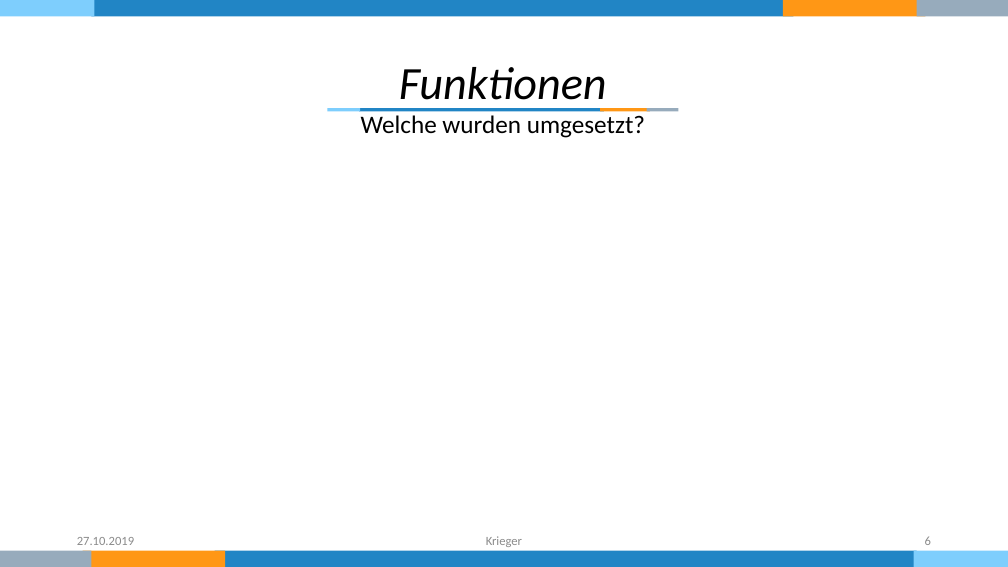
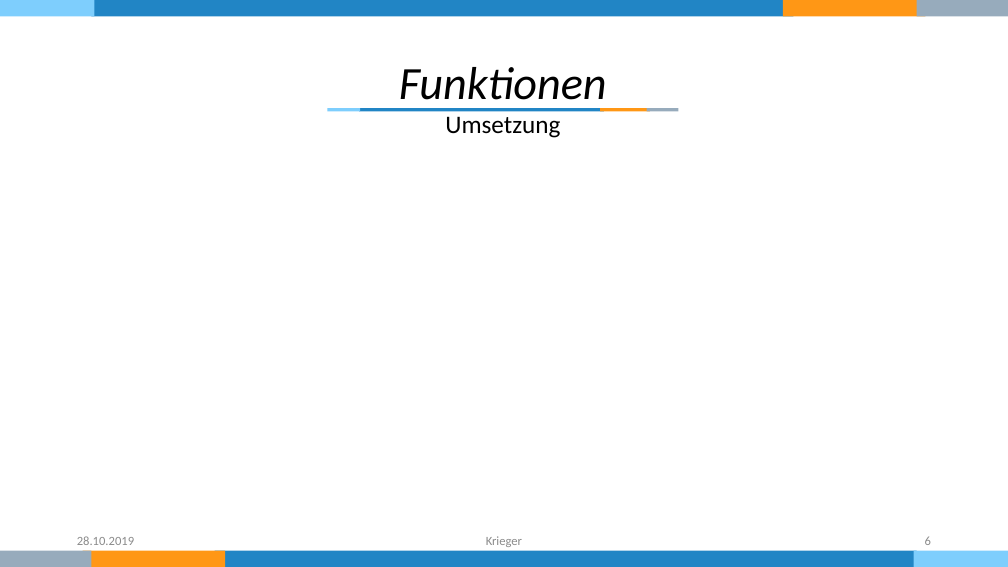
Before and after one commit to KriegersBlog/nordwind-tool, a slide deck: slide 6 of Dokumentation/Präsentation.pptx. Drawn at 1008x567 pixels with LibreOffice and Linux fonts; fonts in the diff are those of the drawing. Boxes give left, top, right and bottom in pixels: in the first picture for what was removed or moved away, otherwise in the second. Text is boxed around its words. In the diff, an @@ line names an element or a change of style, - is before the commit and + after.

```diff
--- a/Dokumentation/Präsentation.pptx
+++ b/Dokumentation/Präsentation.pptx
@@ text at (445, 116, 560, 138): text changed @@
-Welche wurden umgesetzt?
+Umsetzung
@@ text at (77, 536, 134, 545): text changed @@
-27.10.2019
+28.10.2019
```
Also in this commit, not shown: 6 other slides changed, 1 slide added, 1 slide removed.
